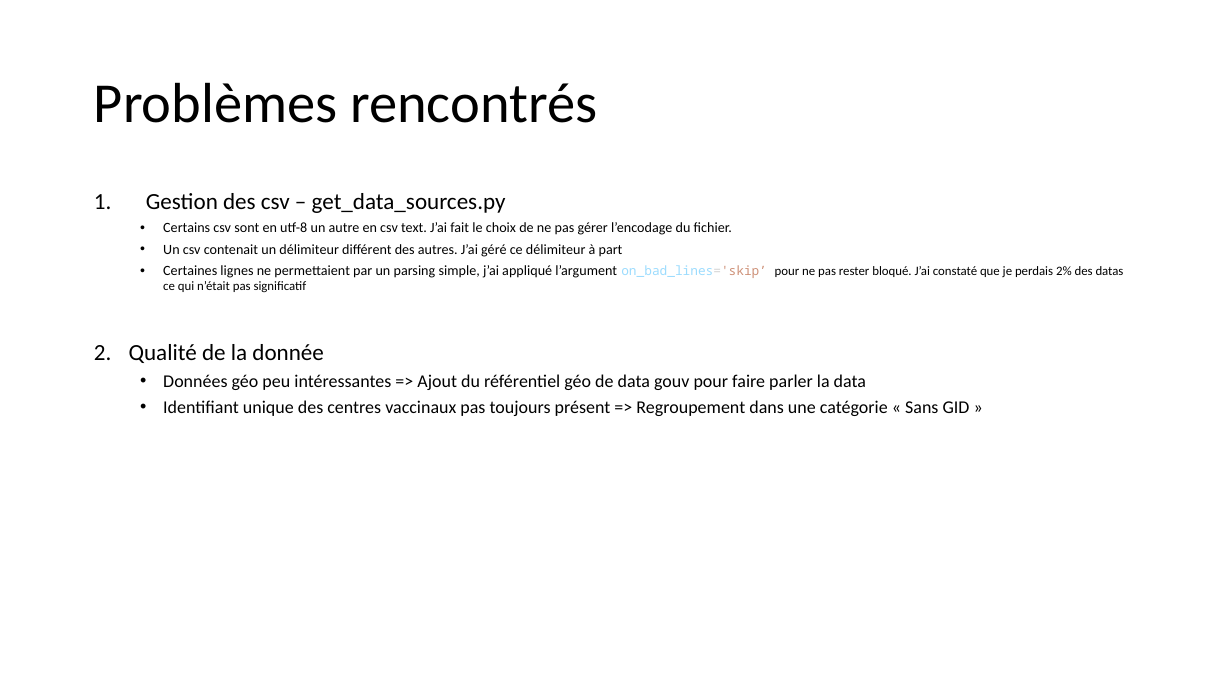
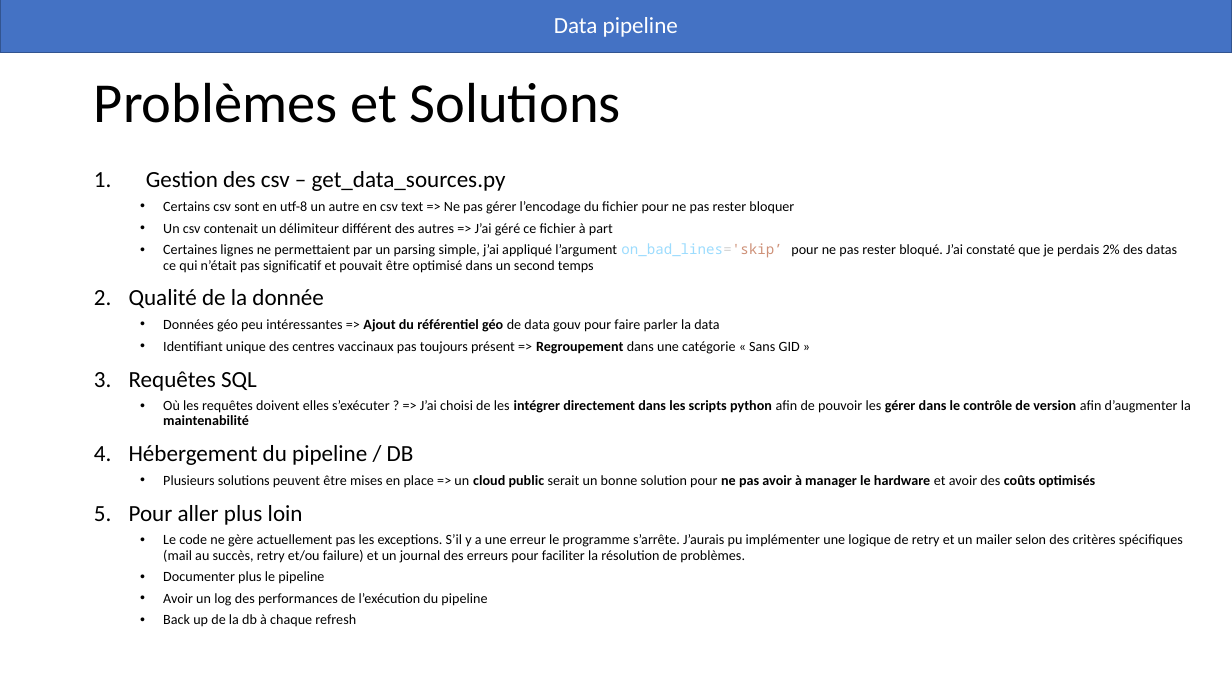
Before and after one commit to antoinersw/data-pipeline, a slide deck: slide 7 of présentation.pptx. Drawn at 1232x693 pixels with LibreOffice and Linux fonts; fonts in the diff are those of the drawing. Boxes give left, top, right and bottom in pixels: in the first picture for what was removed or moved away, otherwise in the second. Text is boxed around its words. In the diff, an @@ line names an element or a change of style, - is before the commit and + after.

```diff
--- a/présentation.pptx
+++ b/présentation.pptx
@@ rectangle added at bbox=[0, 0, 1232, 53], fill #4472C4, outline #325491 1 pt, 18 pt, text #FFFFFF @@
+Data pipeline
@@ title at bbox=[94, 82, 621, 123]: text changed @@
-Problèmes rencontrés
+Problèmes et Solutions
@@ text "Gestion des csv – get_data_sources.py": place and size @@
-text "Gestion des csv – get_data_sources.py" at bbox=[129, 193, 1124, 416]
+text "Gestion des csv – get_data_sources.py" at bbox=[129, 171, 1191, 627]
@@ text at bbox=[163, 201, 1177, 273]: text changed @@
-  • Certains csv sont en utf-8 un autre en csv text. J’ai fait le choix de ne pas gérer l’encodage du fichier.
-  • Un csv contenait un délimiteur différent des autres. J’ai géré ce délimiteur à part
-  • Certaines lignes ne permettaient par un parsing simple, j’ai appliqué l’argument on_bad_lines='skip’ pour ne pas rester bloqué. J’ai constaté que je perdais 2% des datas ce qui n’était pas significatif
+  • Certains csv sont en utf-8 un autre en csv text => Ne pas gérer l’encodage du fichier pour ne pas rester bloquer
+  • Un csv contenait un délimiteur différent des autres => J’ai géré ce fichier à part
+  • Certaines lignes ne permettaient par un parsing simple, j’ai appliqué l’argument on_bad_lines='skip’ pour ne pas rester bloqué. J’ai constaté que je perdais 2% des datas ce qui n’était pas significatif et pouvait être optimisé dans un second temps
@@ text at bbox=[163, 319, 800, 354]: size 14 to 11 pt in "Données géo peu intéressantes => Ajout du ...", "Identifiant unique des centres vaccinaux pas toujours ..."; bold on in "Ajout du référentiel géo", "Regroupement" @@
@@ text at bbox=[129, 371, 1191, 627]: paragraphs added @@
+3. Requêtes SQL
+  • Où les requêtes doivent elles s’exécuter ? => J’ai choisi de les intégrer directement dans les scripts python afin de pouvoir les gérer dans le contrôle de version afin d’augmenter la maintenabilité
+4. Hébergement du pipeline / DB
+  • Plusieurs solutions peuvent être mises en place => un cloud public serait un bonne solution pour ne pas avoir à manager le hardware et avoir des coûts optimisés
+5. Pour aller plus loin
+  • Le code ne gère actuellement pas les exceptions. S’il y a une erreur le programme s’arrête. J’aurais pu implémenter une logique de retry et un mailer selon des critères spécifiques (mail au succès, retry et/ou failure) et un journal des erreurs pour faciliter la résolution de problèmes.
+  • Documenter plus le pipeline
+  • Avoir un log des performances de l’exécution du pipeline
+  • Back up de la db à chaque refresh
```
Also in this commit, not shown: 2 other slides changed, 2 slides added, 5 other files.
